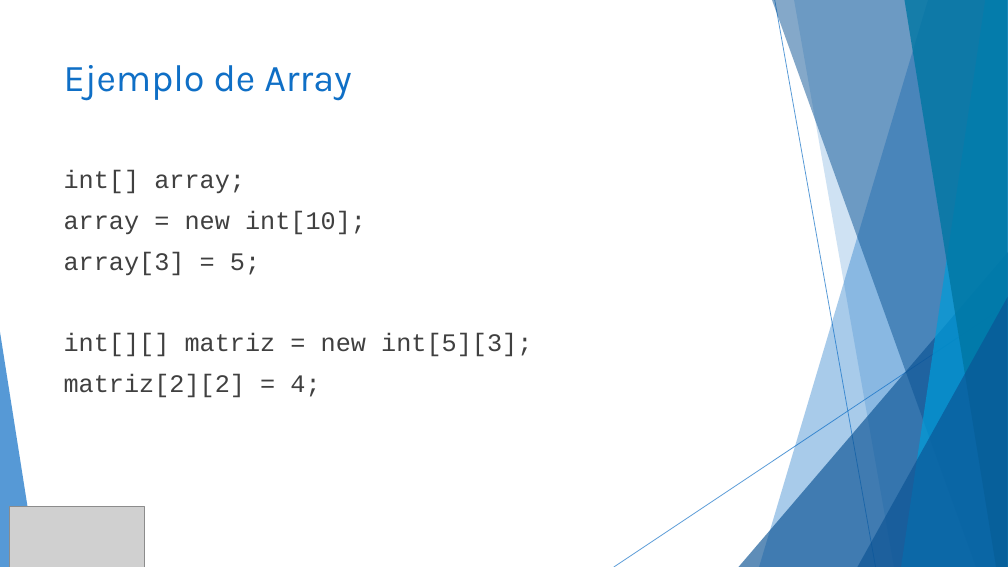
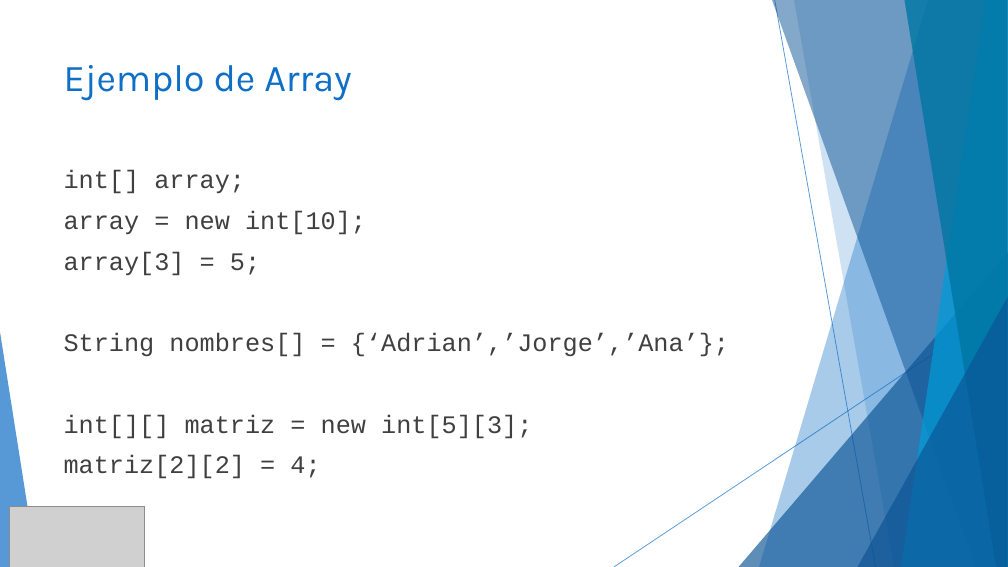
Before and after one commit to MChuil/Java, a slide deck: slide 31 of JAVA.pptx. Drawn at 1008x567 pixels with LibreOffice and Linux fonts; fonts in the diff are those of the drawing; grey boxes stand for pictures. Boxes give left, top, right and bottom in pixels: in the first picture for what was removed or moved away, otherwise in the second. Text is boxed around its words. In the diff, an @@ line names an element or a change of style, - is before the commit and + after.

```diff
--- a/JAVA.pptx
+++ b/JAVA.pptx
@@ text at (64, 333, 729, 357): paragraph added @@
+String nombres[] = {‘Adrian’,’Jorge’,’Ana’};
```
Also in this commit, not shown: 1 other slide changed, 12 slides added, 1 slide removed, 22 other files.
